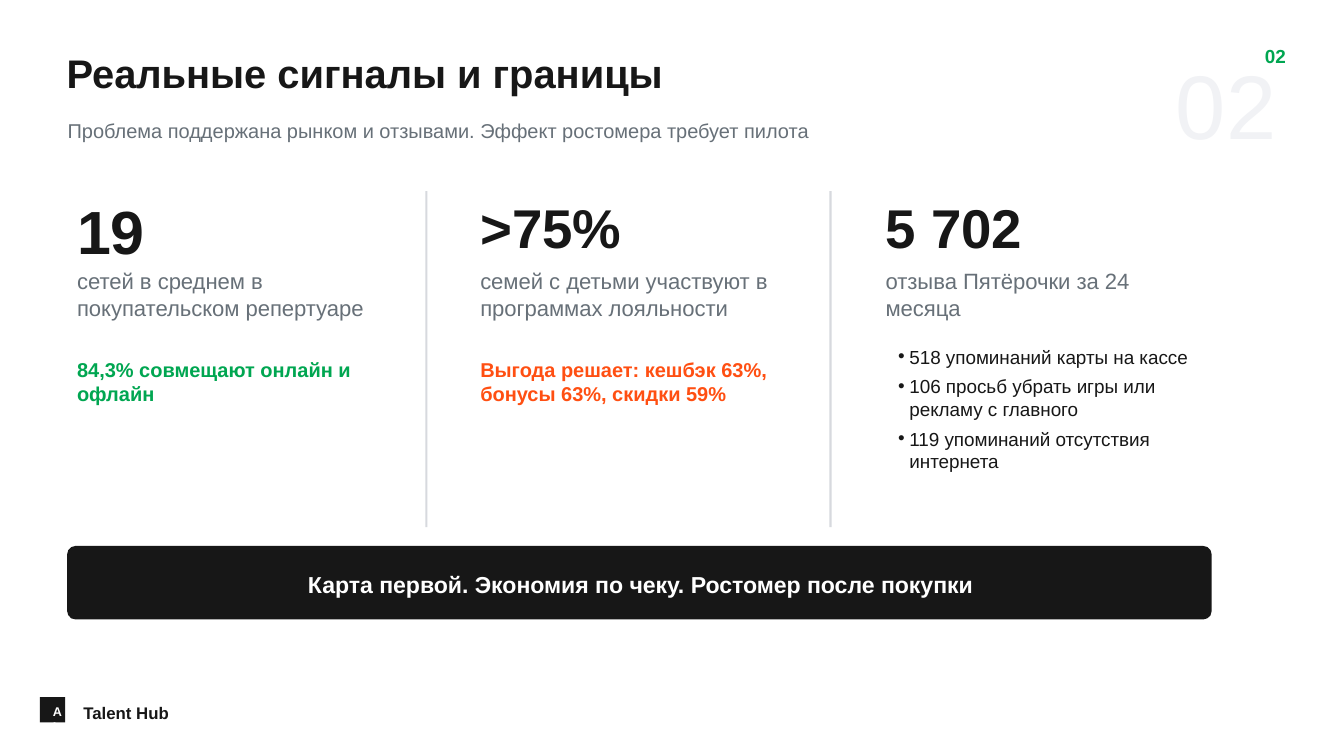
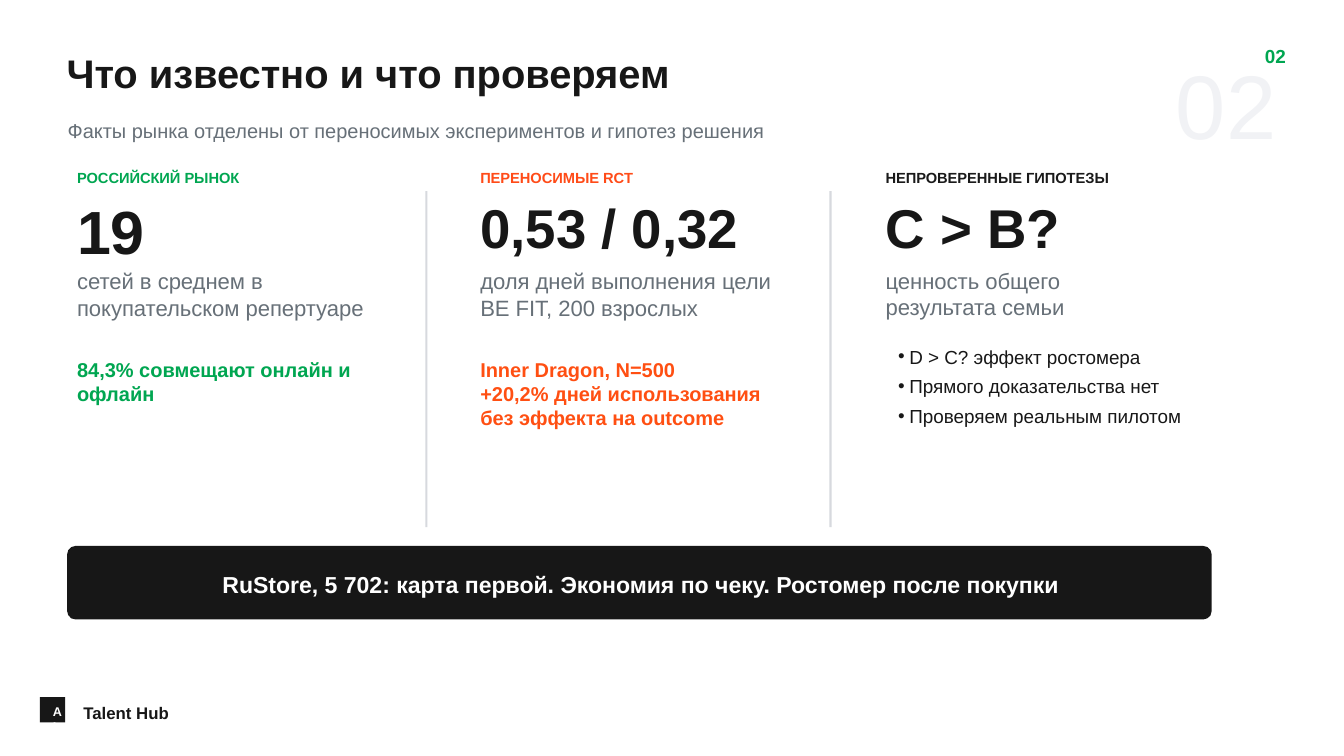
Before and after one commit to Staycalm-max/itmo-hackathon-x5, a slide deck: slide 3 of output/presentation/PRESENTATION_FINAL_DRAFT.pptx. Drawn at 1344x756 pixels with LibreOffice and Linux fonts; fonts in the diff are those of the drawing. Boxes give left, top, right and bottom in pixels: in the first picture for what was removed or moved away, otherwise in the second. Text is boxed around its words. In the diff, an @@ line names an element or a change of style, - is before the commit and + after.

```diff
--- a/output/presentation/PRESENTATION_FINAL_DRAFT.pptx
+++ b/output/presentation/PRESENTATION_FINAL_DRAFT.pptx
@@ text at [67,60,670,97]: text changed @@
-Реальные сигналы и границы
+Что известно и что проверяем
@@ text at [68,124,764,142]: text changed @@
-Проблема поддержана рынком и отзывами. Эффект ростомера требует пилота
+Факты рынка отделены от переносимых экспериментов и гипотез решения
@@ text added at [77,171,240,183], 10.5 pt, text #00A651, bold @@
+РОССИЙСКИЙ РЫНОК
@@ text added at [480,172,633,183], 10.5 pt, text #FF4B18, bold @@
+ПЕРЕНОСИМЫЕ RCT
@@ text added at [886,172,1109,183], 10.5 pt, text #1A1A1A, bold @@
+НЕПРОВЕРЕННЫЕ ГИПОТЕЗЫ
@@ text at [480,210,738,257]: text changed @@
->75%
+0,53 / 0,32
@@ text at [886,210,1060,249]: text changed @@
-5 702
+C > B?
@@ text at [480,272,771,321]: text changed @@
-семей с детьми участвуют в программах лояльности
+доля дней выполнения цели
+BE FIT, 200 взрослых
@@ text at [886,273,1064,320]: text changed @@
-отзыва Пятёрочки за 24 месяца
+ценность общего
+результата семьи
@@ text at [909,350,1181,427]: text changed @@
-• 518 упоминаний карты на кассе
-• 106 просьб убрать игры или рекламу с главного
-• 119 упоминаний отсутствия интернета
+• D > C? эффект ростомера
+• Прямого доказательства нет
+• Проверяем реальным пилотом
@@ text at [480,363,761,429]: text changed @@
-Выгода решает: кешбэк 63%, бонусы 63%, скидки 59%
+Inner Dragon, N=500
++20,2% дней использования
+без эффекта на outcome
@@ text at [222,575,1059,598]: text changed @@
-Карта первой. Экономия по чеку. Ростомер после покупки
+RuStore, 5 702: карта первой. Экономия по чеку. Ростомер после покупки
```
Also in this commit, not shown: 1 other slide changed, 15 other files.
